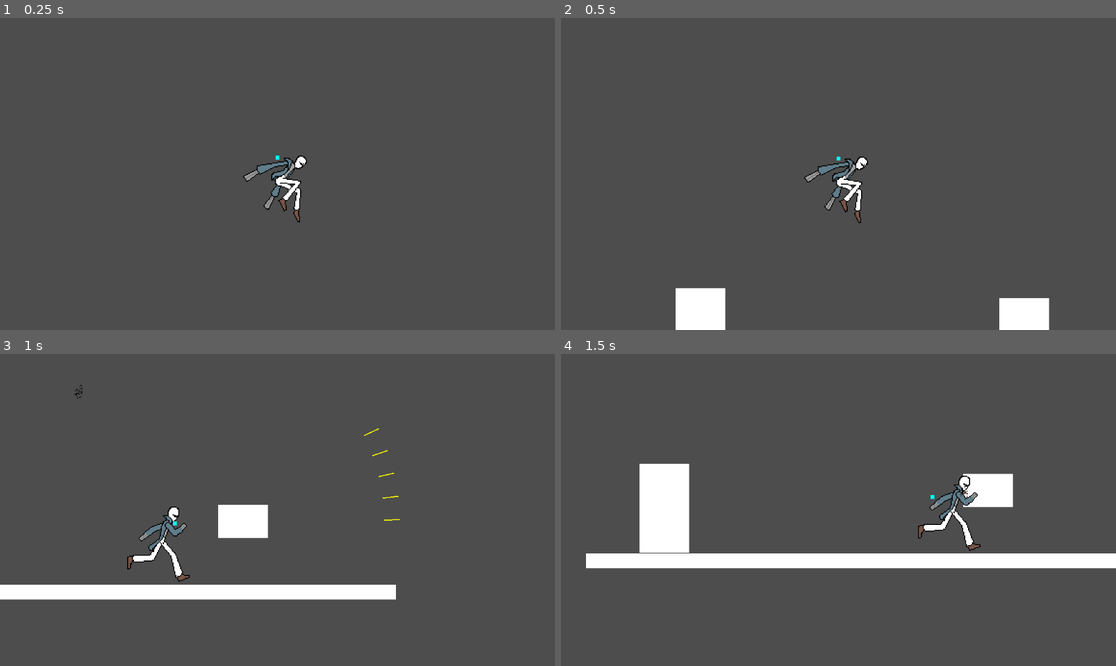
Above: before the commit, frames 1-4 (two rows, left to right).
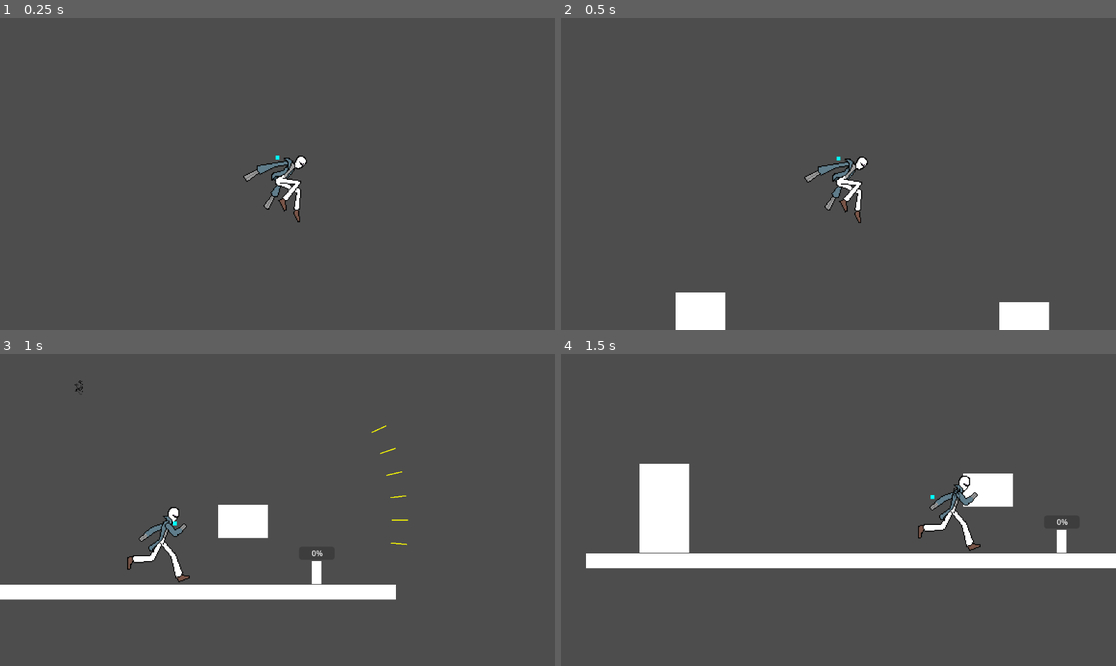
Above: after the commit, the same moments.

Repository: cruel-unusual-media/shotgun-hands
Game: Godot game, scene res://Levels/Playground/playground_player_test.tscn
Same seed, same stepped clock (60 frames per second), same inputs: the game is played once before the commit and once after it. This scene is started directly instead of the project's main scene.
Inputs (mouse positions are in pixels of both pictures, inside the frame that each line leads up to):
- Up to frame 1 (0.25 s): no input
- Up to frame 2 (0.5 s): no input
- Up to frame 3 (1 s): move the mouse to (399, 494) at 0.52 s; press the mouse at (399, 494) at 0.53 s; hold D (move_right) from 0.53 s (still down); tap W (move_jump) at 0.77 s
- Up to frame 4 (1.5 s): keep holding D (move_right); move the mouse to (727, 525) at 1.27 s; release the mouse at (727, 525) at 1.28 s; tap F (fire_melee) at 1.35 s

Frame 1 is identical in both runs. In frame 2, 0.3% of the frame differs, in the area x 20-88%, y 86-92%; in frame 3, 0.5%, in the area x 13-74%, y 8-74%; in frame 4, 0.3%.

Commit message:
Implemented overheat
 - Overheat implemented as described in doc
 - Currently no visual effect to show that it is active

Diff:
--- a/Actors/Player/controller_component.gd
+++ b/Actors/Player/controller_component.gd
@@ -37,6 +37,11 @@
 @onready var focus_def_y = player_focus.position.y
 var can_melee : bool = true
 
+var overheat : float = 0.0
+const OVERHEAT_DROP_RATE : float = 1/1.7
+const OVERHEATED_DECAY_TIME : float = 12
+var overheated : bool = false
+
 # Called when the node enters the scene tree for the first time.
 func _ready() -> void:
 	hitbox = player.get_node("Collidor")
@@ -46,7 +51,12 @@
 
 
 # Called every frame. 'delta' is the elapsed time since the previous frame.
-func _process(delta: float) -> void:
+func _physics_process(delta: float) -> void:
+	if not overheated:
+		overheat -= OVERHEAT_DROP_RATE * delta
+		if overheat <= 0:
+			overheat = 0
+
 	# Add the gravity.
 	if not player.is_on_floor():
 		player.velocity += player.get_gravity() * delta
@@ -94,8 +104,6 @@
 
 	handle_fire()
 
-
-
 	player.move_and_slide()
 
 
@@ -139,7 +147,7 @@
 	player_focus.position.y = focus_def_y
 
 func handle_fire() -> void:
-	if not reloading:
+	if not reloading and not overheated:
 		var shot = false
 		var shots = 0
 		if Input.is_action_pressed("fire_left"):
@@ -150,6 +158,9 @@
 			shot = secondary_ammo.fire(recticle.normal.angle())
 			if shot:
 				shots += 1
+		overheat += shots
+		if overheat >= 8:
+			begin_overheat()
 		if not player.is_on_floor() and shot:
 			shotgun_jump_timer.start()
 			can_shotgun_jump = true
@@ -170,6 +181,16 @@
 		melee_timer.start()
 		can_melee = false
 
+func begin_overheat() -> void:
+	overheated = true
+	overheat = 8
+	melee_area.damage = 150
+	melee_timer.wait_time = 0.2
+	var overtween = get_tree().create_tween()
+	overtween.tween_property(self, "overheat", 0, OVERHEATED_DECAY_TIME)
+	overtween.tween_property(self, "overheated", false, 0)
+	overtween.tween_property(melee_area, "damage", 50, 0)
+	overtween.tween_property(melee_timer, "wait_time", 0.5, 0)
 
 func _on_shotgun_jump_timer_timeout() -> void:
 	can_shotgun_jump = false
--- a/Levels/Playground/playground_player_test.tscn
+++ b/Levels/Playground/playground_player_test.tscn
@@ -1,6 +1,8 @@
-[gd_scene load_steps=6 format=3 uid="uid://bgpx38eqttxhg"]
+[gd_scene load_steps=10 format=3 uid="uid://bgpx38eqttxhg"]
 
 [ext_resource type="PackedScene" uid="uid://crs1vr2enasav" path="res://Actors/Player/player.tscn" id="1_ardo3"]
+[ext_resource type="PackedScene" uid="uid://dlqa1fyyky5xj" path="res://Actors/Shared/damagable_component.tscn" id="2_hkjpj"]
+[ext_resource type="PackedScene" uid="uid://dqdedq5ydc4p3" path="res://Actors/Shared/health_component.tscn" id="3_l25i5"]
 
 [sub_resource type="PhysicsMaterial" id="PhysicsMaterial_ardo3"]
 
@@ -11,6 +13,12 @@
 
 [sub_resource type="RectangleShape2D" id="RectangleShape2D_ardo3"]
 size = Vector2(103, 69)
+
+[sub_resource type="RectangleShape2D" id="RectangleShape2D_a80q8"]
+size = Vector2(20, 48)
+
+[sub_resource type="RectangleShape2D" id="RectangleShape2D_486bd"]
+size = Vector2(20, 48)
 
 [node name="PlaygroundPlayerTest" type="Node2D"]
 
@@ -57,3 +65,30 @@
 
 [node name="Player" parent="." instance=ExtResource("1_ardo3")]
 position = Vector2(449, 223)
+
+[node name="CharacterBody2D" type="CharacterBody2D" parent="."]
+position = Vector2(987, 648)
+
+[node name="Polygon2D" type="Polygon2D" parent="CharacterBody2D"]
+polygon = PackedVector2Array(10, 0, 10, -48, -10, -48, -10, 0)
+
+[node name="CollisionShape2D" type="CollisionShape2D" parent="CharacterBody2D"]
+position = Vector2(0, -24)
+shape = SubResource("RectangleShape2D_a80q8")
+
+[node name="DamagableComponent" parent="CharacterBody2D" node_paths=PackedStringArray("health_component") instance=ExtResource("2_hkjpj")]
+health_component = NodePath("../HealthComponent")
+
+[node name="CollisionShape2D" type="CollisionShape2D" parent="CharacterBody2D/DamagableComponent"]
+position = Vector2(0, -24)
+shape = SubResource("RectangleShape2D_486bd")
+
+[node name="HealthComponent" parent="CharacterBody2D" node_paths=PackedStringArray("health_bar") instance=ExtResource("3_l25i5")]
+health_max = 10000
+health_bar = NodePath("../ProgressBar")
+
+[node name="ProgressBar" type="ProgressBar" parent="CharacterBody2D"]
+offset_left = -36.0
+offset_top = -78.0
+offset_right = 38.0
+offset_bottom = -51.0
